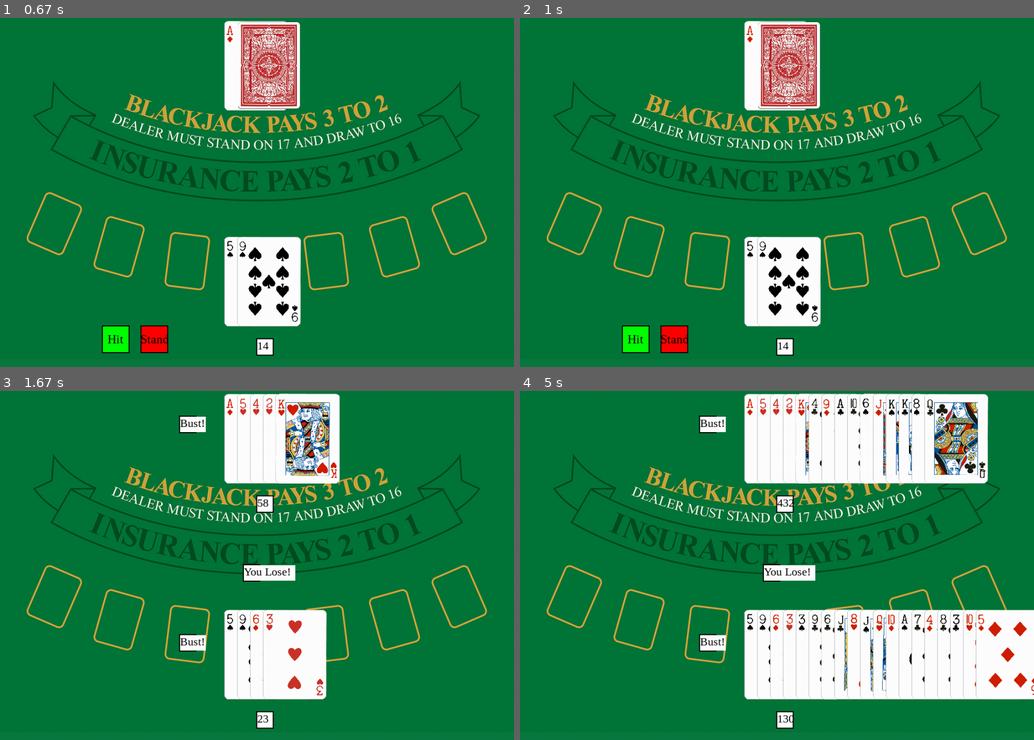
Above: before the commit, frames 1-4 (two rows, left to right).
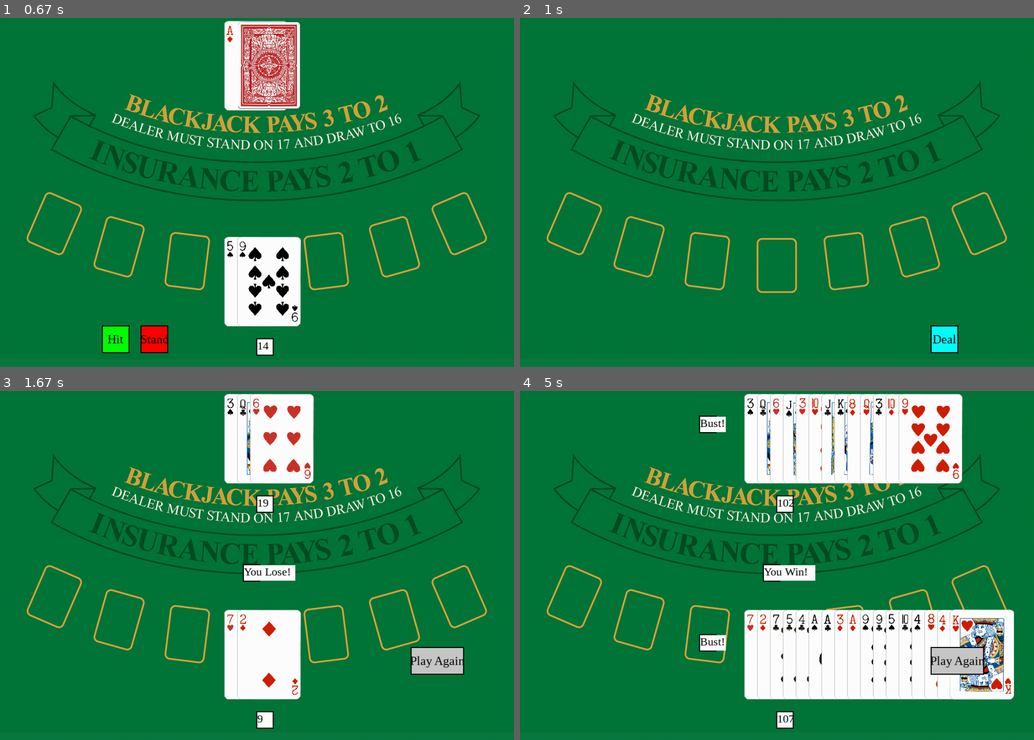
Above: after the commit, the same moments.

Repository: n-ill/blackjack
Game: pygame game, started from blackjack_pygame.py
Same seed, same stepped clock (60 frames per second), same inputs: the game is played once before the commit and once after it.
Inputs (mouse positions are in pixels of both pictures, inside the frame that each line leads up to):
- Up to frame 1 (0.67 s): press the mouse at (426, 339) at 0.37 s; move the mouse to (349, 318) at 0.47 s; release the mouse at (272, 297) at 0.6 s
- Up to frame 2 (1 s): press the mouse at (956, 286) at 0.7 s; move the mouse to (884, 276) at 0.8 s; release the mouse at (818, 265) at 0.93 s
- Up to frame 3 (1.67 s): press the mouse at (154, 712) at 1.03 s; move the mouse to (246, 614) at 1.13 s; release the mouse at (339, 516) at 1.27 s; press the mouse at (426, 712) at 1.37 s; move the mouse to (282, 694) at 1.47 s; release the mouse at (143, 673) at 1.6 s
- Up to frame 4 (5 s): press the mouse at (946, 712) at 1.7 s; move the mouse to (812, 586) at 1.8 s; release the mouse at (679, 457) at 1.93 s; press the mouse at (633, 712) at 2.03 s; move the mouse to (797, 649) at 2.13 s; release the mouse at (962, 589) at 2.27 s; press the mouse at (633, 712) at 2.37 s; move the mouse to (617, 593) at 2.47 s; release the mouse at (597, 471) at 2.6 s; press the mouse at (633, 712) at 2.7 s; move the mouse to (633, 649) at 2.8 s; release the mouse at (633, 586) at 2.93 s; press the mouse at (633, 712) at 3.03 s; move the mouse to (741, 624) at 3.13 s; release the mouse at (848, 534) at 3.27 s; press the mouse at (946, 712) at 3.37 s; move the mouse to (807, 645) at 3.47 s; release the mouse at (669, 582) at 3.6 s; press the mouse at (946, 712) at 3.7 s; move the mouse to (771, 596) at 3.8 s; release the mouse at (602, 478) at 3.93 s; press the mouse at (946, 712) at 4.03 s; move the mouse to (766, 694) at 4.13 s; release the mouse at (586, 673) at 4.27 s; press the mouse at (633, 712) at 4.37 s; move the mouse to (679, 663) at 4.47 s; release the mouse at (720, 614) at 4.6 s; press the mouse at (946, 712) at 4.7 s; move the mouse to (890, 705) at 4.8 s; release the mouse at (833, 698) at 4.93 s

Frame 1 is identical in both runs. In frame 2, 9.1% of the frame differs, in the area x 19-86%, y 0-97%; in frame 3, 6.1%; in frame 4, 8.9%.

Commit message:
Added play again button - determining winner not working properly

Diff:
--- a/blackjack_pygame.py
+++ b/blackjack_pygame.py
@@ -90,96 +90,109 @@
 button_deal = button((0, 255, 255), 800, 600, 50, 50, 'Deal')
 button_hit = button((0, 255, 0), 200, 600, 50, 50, 'Hit')
 button_stand = button((255, 0, 0), 275, 600, 50, 50, 'Stand')
+button_play_again = button((200, 200, 200), 800, 500, 100, 50, 'Play Again')
 
-game = blackjack.Blackjack()
-game.shuffle()
+game_over = False
+while not game_over:
+    game = blackjack.Blackjack()
+    game.shuffle()
 
-has_dealt = False
-players_turn = True
-running = True
-done = False
+    has_dealt = False
+    players_turn = True
+    running = True
+    done = False
 
-while running:
-    screen.blit(background, (0, 0))
+    while running:
+        screen.blit(background, (0, 0))
 
-    if not has_dealt:
-        button_deal.draw(screen, (0,0,0))
+        if not has_dealt:
+            button_deal.draw(screen, (0,0,0))
 
-    if has_dealt:
-        if game.player_total == 21:
-            draw_text('Blackjack!', screen, 350, 475, 75)
-            draw_text('You Win!', screen, int(WIDTH/2) - 25, int(HEIGHT/2), 100)
-        if game.player_total > 21:
-            draw_text('Bust!', screen, 350, 475, 50)
-            draw_text('You Lose!', screen, int(WIDTH/2) - 25, int(HEIGHT/2), 100)
+        if has_dealt:
+            if game.player_total == 21:
+                draw_text('Blackjack!', screen, 350, 475, 75)
+                draw_text('You Win!', screen, int(WIDTH/2) - 25, int(HEIGHT/2), 100)
+            if game.player_total > 21:
+                draw_text('Bust!', screen, 350, 475, 50)
+                draw_text('You Lose!', screen, int(WIDTH/2) - 25, int(HEIGHT/2), 100)
 
-        if players_turn:
-            button_hit.draw(screen, (0, 0, 0))
-            button_stand.draw(screen, (0, 0, 0))
-            draw_inital_dealer_cards(screen, game)
-        else:  # dealer's turn
-            draw_dealer_cards(screen, game)
-            game.calc_dealer_total()
-            draw_text(str(game.dealer_total), screen, 500, 205, 30)  # dealer's score
-            if game.dealer_total < 17:
-                game.dealer_hit()
-            else:
-                done = True
+            draw_player_cards(screen, game)
+            draw_text(str(game.player_total), screen, 500, 625, 30)  # player's score
 
-        if game.dealer_total == 21:
-            draw_text('Blackjack!', screen, 350, 50, 75)
-            draw_text('You Lose!', screen, int(WIDTH/2) - 25, int(HEIGHT/2), 100)
-        if game.dealer_total > 21:
-            draw_text('Bust!', screen, 350, 50, 50)
-            draw_text('You Win!', screen, int(WIDTH/2) - 25, int(HEIGHT/2), 100)
-        if done:
-            if game.player_total == game.dealer_total:
-                draw_text('Tie!', screen, int(WIDTH / 2) - 25, int(HEIGHT / 2), 50)
-            elif game.player_total > game.dealer_total:
-                draw_text('You Win!', screen, int(WIDTH / 2) - 25, int(HEIGHT / 2), 100)
-            else:
-                draw_text('You Lose!', screen, int(WIDTH / 2) - 25, int(HEIGHT / 2), 100)
+            if players_turn:
+                button_hit.draw(screen, (0, 0, 0))
+                button_stand.draw(screen, (0, 0, 0))
+                draw_inital_dealer_cards(screen, game)
+            else:  # dealer's turn
+                draw_dealer_cards(screen, game)
+                game.calc_dealer_total()
+                draw_text(str(game.dealer_total), screen, 500, 205, 30)  # dealer's score
+                if game.dealer_total < 17:
+                    game.dealer_hit()
+                else:
+                    done = True
 
+            if game.dealer_total == 21:
+                draw_text('Blackjack!', screen, 350, 50, 75)
+                draw_text('You Lose!', screen, int(WIDTH/2) - 25, int(HEIGHT/2), 100)
+            if game.dealer_total > 21:
+                draw_text('Bust!', screen, 350, 50, 50)
+                draw_text('You Win!', screen, int(WIDTH/2) - 25, int(HEIGHT/2), 100)
+            if done:
+                if game.player_total == game.dealer_total:
+                    draw_text('Tie!', screen, int(WIDTH / 2) - 25, int(HEIGHT / 2), 50)
+                elif game.player_total > game.dealer_total:
+                    draw_text('You Win!', screen, int(WIDTH / 2) - 25, int(HEIGHT / 2), 100)
+                else:
+                    draw_text('You Lose!', screen, int(WIDTH / 2) - 25, int(HEIGHT / 2), 100)
 
-        draw_player_cards(screen, game)
-        draw_text(str(game.player_total), screen, 500, 625, 30) # player's score
+                button_play_again.draw(screen, (0, 0, 0))
 
+        # events
+        for event in pygame.event.get():
+            pos = pygame.mouse.get_pos()
 
-    # events
-    for event in pygame.event.get():
-        pos = pygame.mouse.get_pos()
+            if event.type == pygame.QUIT:
+                running = False
+                game_over = True
 
-        if event.type == pygame.QUIT:
-            running = False
+            # clicking buttons
+            if event.type == pygame.MOUSEBUTTONDOWN:
+                if button_deal.isOver(pos):
+                    game.deal()
+                    game.calc_player_total()
+                    has_dealt = True
+                if button_hit.isOver(pos):
+                    game.player_hit()
+                    game.calc_player_total()
+                if button_stand.isOver(pos):
+                    players_turn = False
+                if button_play_again.isOver(pos):
+                    running = False
 
-        # clicking buttons
-        if event.type == pygame.MOUSEBUTTONDOWN:
-            if button_deal.isOver(pos):
-                game.deal()
-                game.calc_player_total()
-                has_dealt = True
-            if button_hit.isOver(pos):
-                game.player_hit()
-                game.calc_player_total()
-            if button_stand.isOver(pos):
-                players_turn = False
+            # hovering buttons
+            if event.type == pygame.MOUSEMOTION:
+                if button_deal.isOver(pos):
+                    button_deal.color = (0,175,175)
+                else:
+                    button_deal.color = (0, 255, 255)
 
-        # hovering buttons
-        if event.type == pygame.MOUSEMOTION:
-            if button_deal.isOver(pos):
-                button_deal.color = (0,175,175)
-            else:
-                button_deal.color = (0, 255, 255)
+                if button_hit.isOver(pos):
+                    button_hit.color = (0,175,0)
+                else:
+                    button_hit.color = (0, 255, 0)
 
-            if button_hit.isOver(pos):
-                button_hit.color = (0,175,0)
-            else:
-                button_hit.color = (0, 255, 0)
+                if button_stand.isOver(pos):
+                    button_stand.color = (175,0,0)
+                else:
+                    button_stand.color = (255, 0, 0)
 
-            if button_stand.isOver(pos):
-                button_stand.color = (175,0,0)
-            else:
-                button_stand.color = (255, 0, 0)
+                if button_play_again.isOver(pos):
+                    button_play_again.color = (120, 120, 120)
+                else:
+                    button_play_again.color = (200, 200, 200)
 
-    pygame.display.flip()
-    clock.tick(60)
+        pygame.display.flip()
+        clock.tick(60)
+
+pygame.quit()
